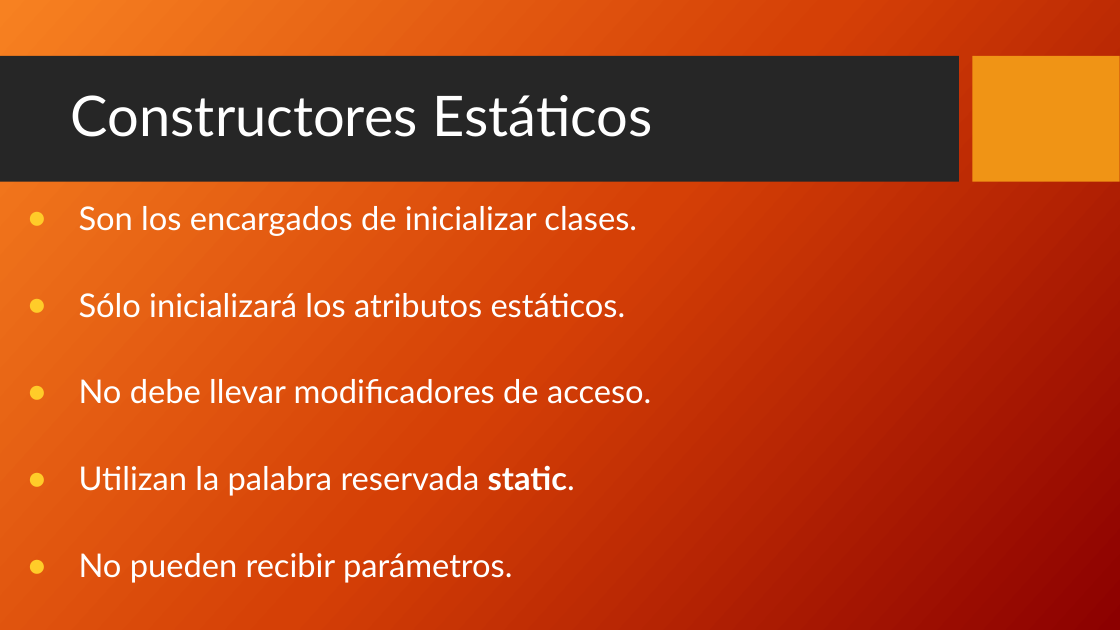
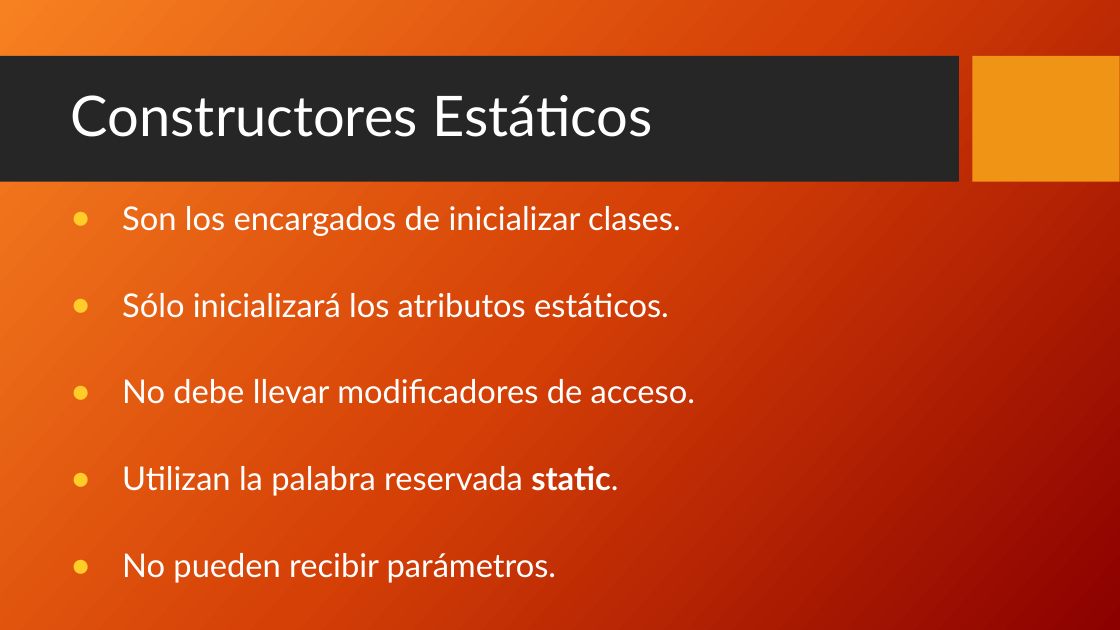
Before and after one commit to FedeDavila1984/utn_prog_y_lab_II, a slide deck: slide 28 of PPTs/ProgramacionII_Clase_03-2018.pptx. Drawn at 1120x630 pixels with LibreOffice and Linux fonts; fonts in the diff are those of the drawing; background and template pictures are left out. Boxes give left, top, right and bottom in pixels: in the first picture for what was removed or moved away, otherwise in the second. Text is boxed around its words. In the diff, an @@ line names an element or a change of style, - is before the commit and + after.

Commit message:
Clase 15

```diff
--- a/PPTs/ProgramacionII_Clase_03-2018.pptx
+++ b/PPTs/ProgramacionII_Clase_03-2018.pptx
@@ text "Son los encargados de inicializar ...": place and size @@
-text "Son los encargados de inicializar ..." at box(79, 206, 651, 583)
+text "Son los encargados de inicializar ..." at box(122, 206, 695, 583)
```
Also in this commit, not shown: 1 other slide changed, 4 other files.
